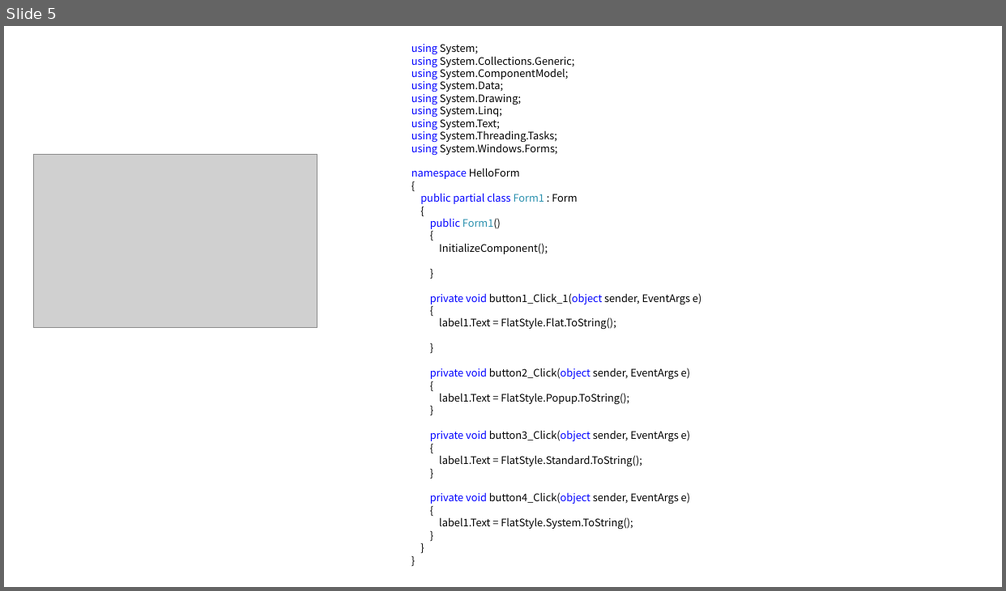
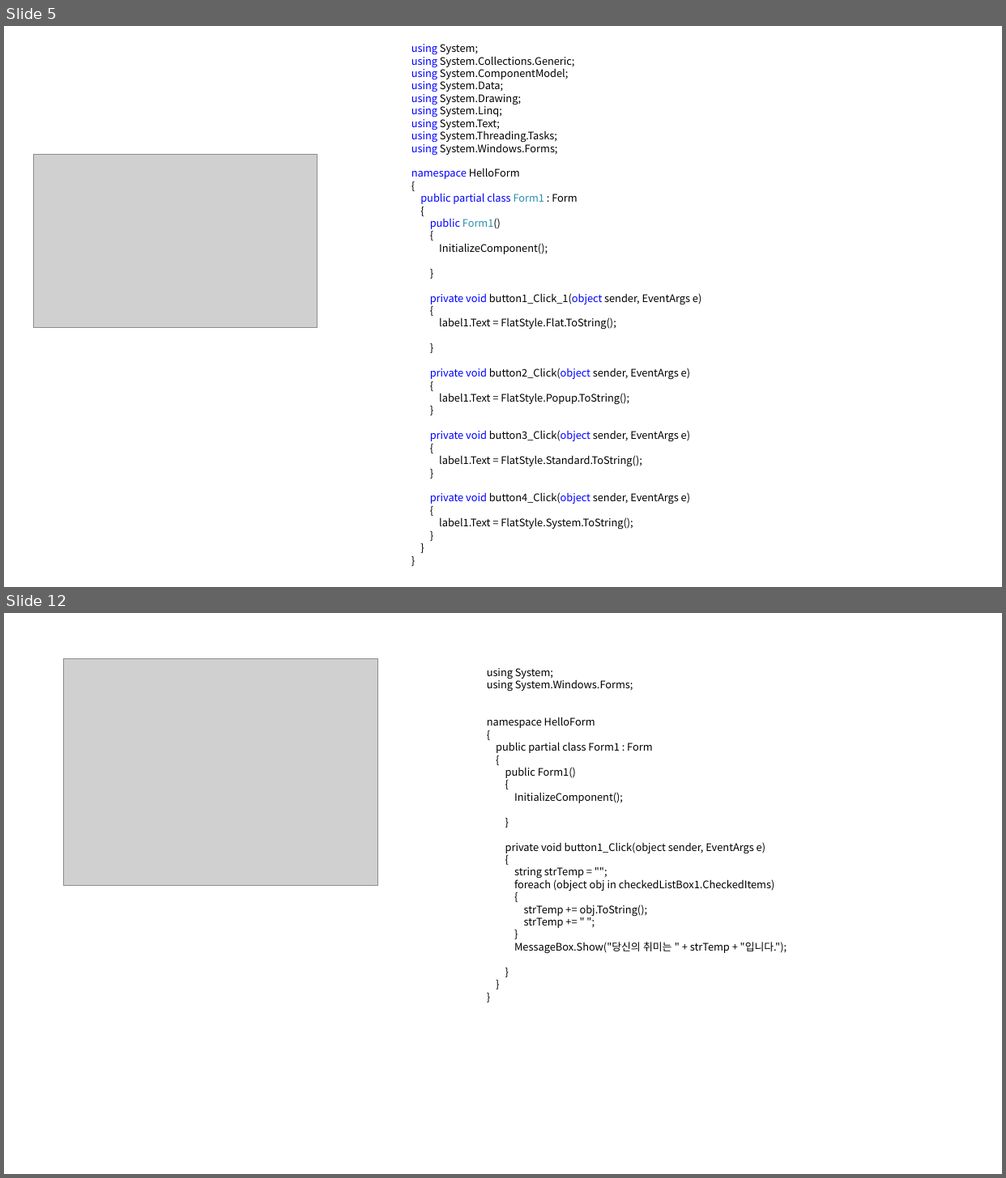
Before and after one commit to Kimhyunjin4455/CSharp, a slide deck: 객체0510.pptx. Shown one above the other, each under a label of ours: slide 5 before the commit, slides 5 and 12 after it; the slides between them are not shown. The pictures are 1006x591 and 1006x1178 pixels, drawn with LibreOffice and Linux fonts; fonts in the diff are those of the drawing; grey boxes stand for pictures. Boxes give left, top, right and bottom in pixels: in the first picture for what was removed or moved away, otherwise in the second. Text is boxed around its words. In the diff, an @@ line names an element or a change of style, - is before the commit and + after.

```diff
--- a/객체0510.pptx
+++ b/객체0510.pptx
@@ slide 12 added at [4,613,1002,1174], background #FFFFFF @@
@@ picture added at [64,658,378,885] @@
@@ text added at [487,668,786,954], 10 pt, text #000000 @@
+using System;
+using System.Windows.Forms;
+namespace HelloForm
+{
+public partial class Form1 : Form
+{
+public Form1()
+{
+InitializeComponent();
+}
+private void button1_Click(object sender, EventArgs e)
+{
+string strTemp = "";
+foreach (object obj in checkedListBox1.CheckedItems)
+{
+strTemp += obj.ToString();
+strTemp += " ";
+}
+MessageBox.Show("당신의 취미는 " + strTemp + "입니다.");
+}
+}
+}
```
Also in this commit, not shown: 14 other slides added.
